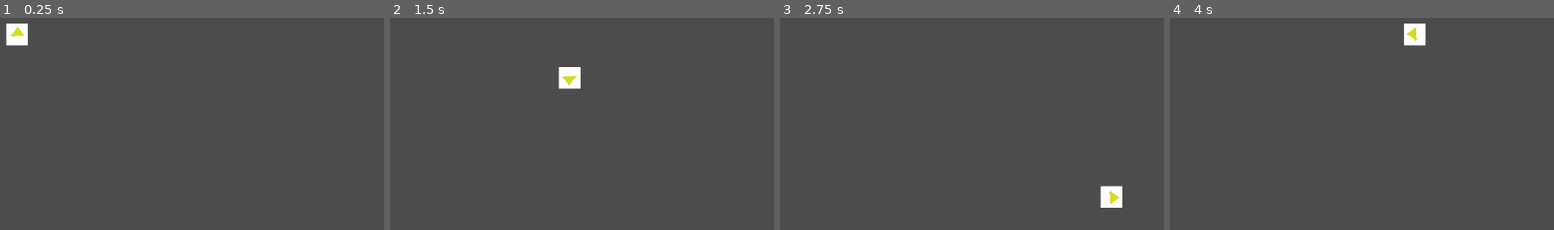
Above: before the commit, frames 1-4 (left to right).
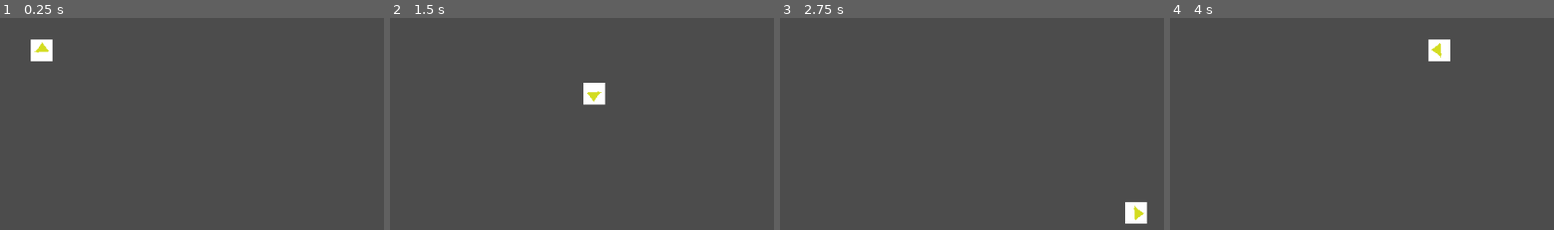
Above: after the commit, the same moments.

Repository: zliebowitz/ld54
Game: Godot game, scene res://Assets/Scenes/Josh.tscn
Two runs of this game, one before a commit and one after it. Both use one fixed random seed, a clock stepped at 60 frames per second and the inputs below.
Inputs:
- Up to frame 1 (0.25 s): no input
- Up to frame 2 (1.5 s): tap Enter at 0.5 s; hold Right (ui_right) 0.53-1.28 s; hold Down (ui_down) from 1.28 s (still down)
- Up to frame 3 (2.75 s): release Down (ui_down) at 2.03 s; hold Right (ui_right) from 2.03 s (still down)
- Up to frame 4 (4 s): release Right (ui_right) at 2.78 s; hold Up (ui_up) 2.78-3.53 s; hold Left (ui_left) from 3.53 s (still down)

The runs differ from the first frame. In frame 1, 1.2% of the frame differs, in the area x 1-14%, y 2-21%; in frame 2, 1.2%, in the area x 43-57%, y 23-42%; in frame 3, 1.2%; in frame 4, 1.2%.

Commit message:
add player screen clamp

Diff:
--- a/game/Assets/Scenes/Josh.tscn
+++ b/game/Assets/Scenes/Josh.tscn
@@ -25,7 +25,6 @@
 [sub_resource type="RectangleShape2D" id=1]
 
 [node name="Player" type="Node2D"]
-position = Vector2( 478, 278 )
 script = SubResource( 2 )
 
 [node name="KinematicBody2D" type="KinematicBody2D" parent="."]
--- a/game/Assets/Scripts/ControlPlayer.gd
+++ b/game/Assets/Scripts/ControlPlayer.gd
@@ -4,7 +4,11 @@
 
 var velocity = Vector2()
 var rotation_dir = 0
+var screen_size # Size of the game window.
 
+func _ready():
+	screen_size = get_viewport_rect().size
+	position = Vector2(512, 300)
 func get_input():
 	velocity = Vector2()
 	var input_pressed = false
@@ -36,3 +40,6 @@
 	get_input()
 	velocity = move_and_slide(velocity)
 	rotation = rotation_dir
+
+	position.x = clamp(position.x, 0, screen_size.x)
+	position.y = clamp(position.y, 0, screen_size.y)
